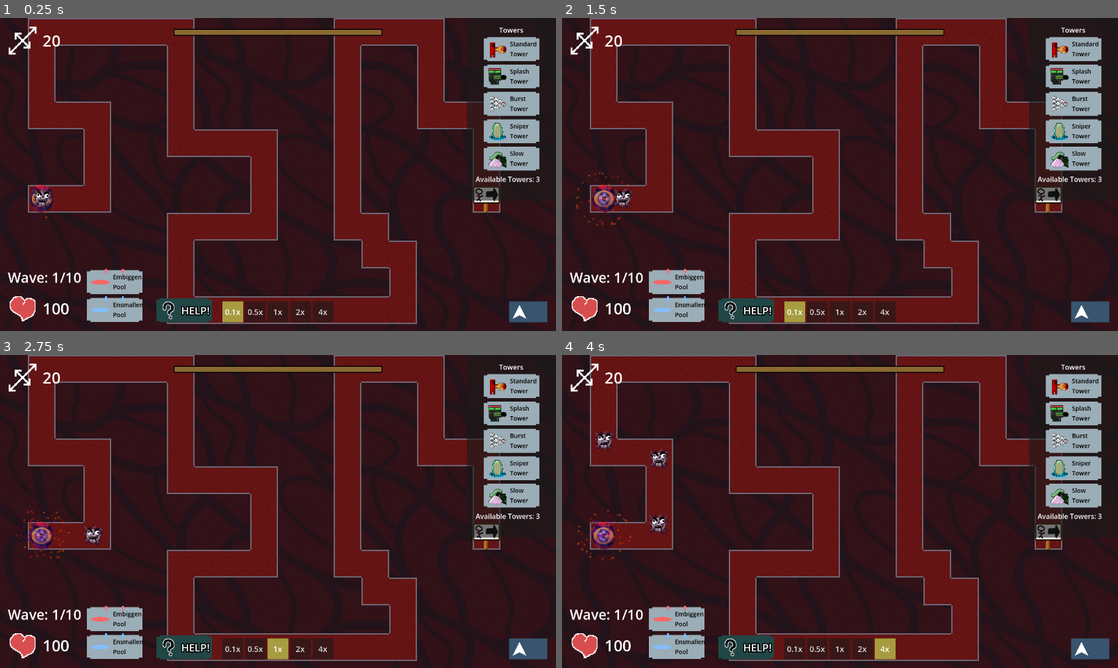
Above: before the commit, frames 1-4 (two rows, left to right).
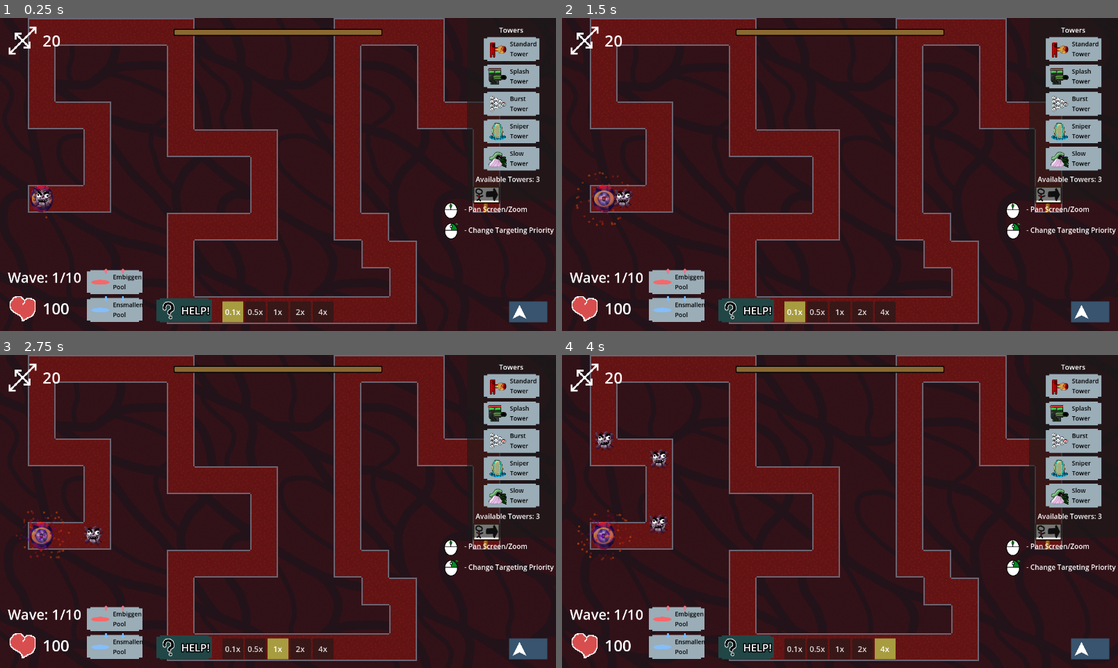
Above: after the commit, the same moments.

Repository: ladybunne/gmtk-game-jam-2024
Game: Godot game, scene res://MainScene.tscn
The game is run twice, just before and just after one commit, with the same random seed, the same clock (stepped at 60 frames per second) and the same inputs.
Inputs:
- Up to frame 1 (0.25 s): no input
- Up to frame 2 (1.5 s): click "0.5x" at 0.5 s; click "0.1x" at 1.25 s
- Up to frame 3 (2.75 s): click "1x" at 2 s
- Up to frame 4 (4 s): click "2x" at 2.75 s; click "4x" at 3.5 s

The runs differ from the first frame. In frame 1, 0.5% of the frame differs, in the area x 79-100%, y 59-71%; in frame 2, 0.4%; in frame 3, 0.4%; in frame 4, 0.5%.

Commit message:
Controls

Diff:
--- a/Scenes/UI/UI.tscn
+++ b/Scenes/UI/UI.tscn
@@ -29,8 +29,10 @@
 [ext_resource type="Texture2D" uid="uid://dhmdwkoxawxry" path="res://Assets/Particles/ArrowUp.png" id="23_nj3tm"]
 [ext_resource type="Texture2D" uid="uid://dvunoxdnbtmmh" path="res://Assets/Particles/smolpool.png" id="24_5gaqn"]
 [ext_resource type="Texture2D" uid="uid://kl0d6c5412nd" path="res://Assets/Particles/DownArrow.png" id="25_vvee0"]
-
-[sub_resource type="Resource" id="Resource_avwf5"]
+[ext_resource type="Texture2D" uid="uid://cyl5bwyloriks" path="res://Assets/Sprites/Help/middleClick.png" id="30_3cxch"]
+[ext_resource type="Texture2D" uid="uid://bgdqui2v8175b" path="res://Assets/Sprites/Help/rightClick.png" id="31_475rf"]
+
+[sub_resource type="Resource" id="Resource_v60ag"]
 resource_local_to_scene = true
 script = ExtResource("11_2auba")
 damage = 5.0
@@ -363,6 +365,37 @@
 [node name="EndScreenUI" parent="." instance=ExtResource("17_icfck")]
 visible = false
 
+[node name="CanvasLayer" type="CanvasLayer" parent="."]
+
+[node name="RichTextLabel" type="RichTextLabel" parent="CanvasLayer"]
+offset_left = 1069.0
+offset_top = 428.0
+offset_right = 1319.0
+offset_bottom = 548.0
+theme_override_constants/line_separation = -7
+bbcode_enabled = true
+text = "- Pan Screen/Zoom
+
+
+- Change Targeting Priority
+"
+
+[node name="TextureRect" type="TextureRect" parent="CanvasLayer"]
+offset_left = 1019.0
+offset_top = 424.0
+offset_right = 1147.0
+offset_bottom = 552.0
+scale = Vector2(0.3, 0.3)
+texture = ExtResource("30_3cxch")
+
+[node name="TextureRect2" type="TextureRect" parent="CanvasLayer"]
+offset_left = 1019.0
+offset_top = 471.0
+offset_right = 1147.0
+offset_bottom = 599.0
+scale = Vector2(0.3, 0.3)
+texture = ExtResource("31_475rf")
+
 [editable path="TowerCreateUI/Panel/Container/Button"]
 [editable path="TowerCreateUI/Panel/Container/Button2"]
 [editable path="TowerCreateUI/Panel/Container/Button3"]
Binary file added: Assets/Sprites/Help/leftClick.png
Not shown, added: Assets/Sprites/Help/leftClick.png.import
Binary file added: Assets/Sprites/Help/middleClick.png
Not shown, added: Assets/Sprites/Help/middleClick.png.import
Binary file added: Assets/Sprites/Help/rightClick.png
Not shown, added: Assets/Sprites/Help/rightClick.png.import
Binary file added: Assets/Sprites/Help/scroll.png
Not shown, added: Assets/Sprites/Help/scroll.png.import
Not shown: 6 places in Scenes/UI/UI.tscn that only renumber resources
